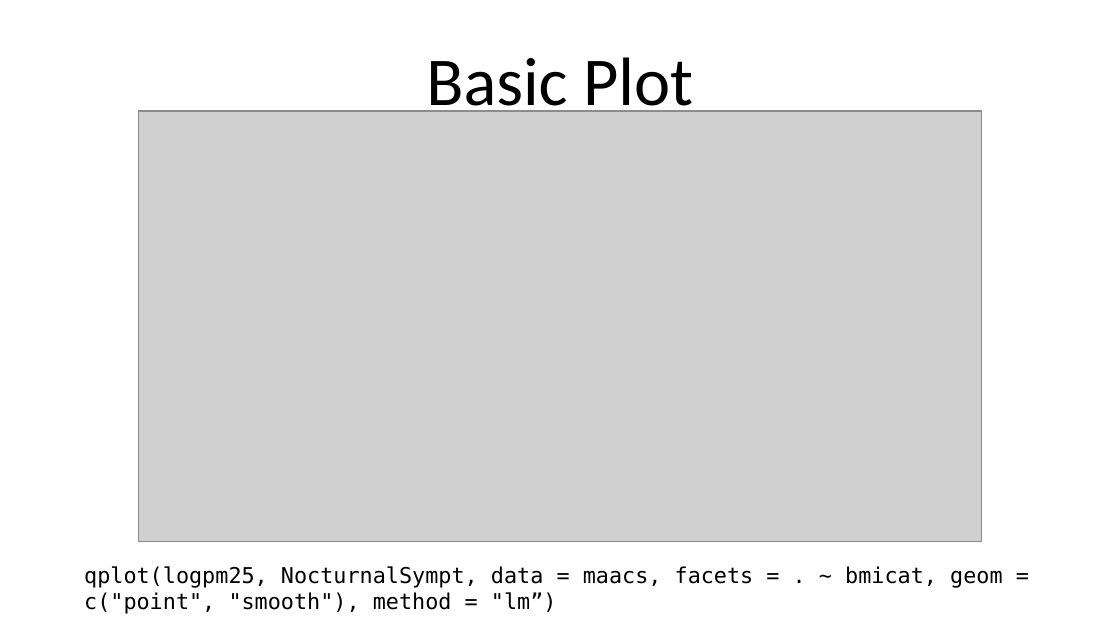
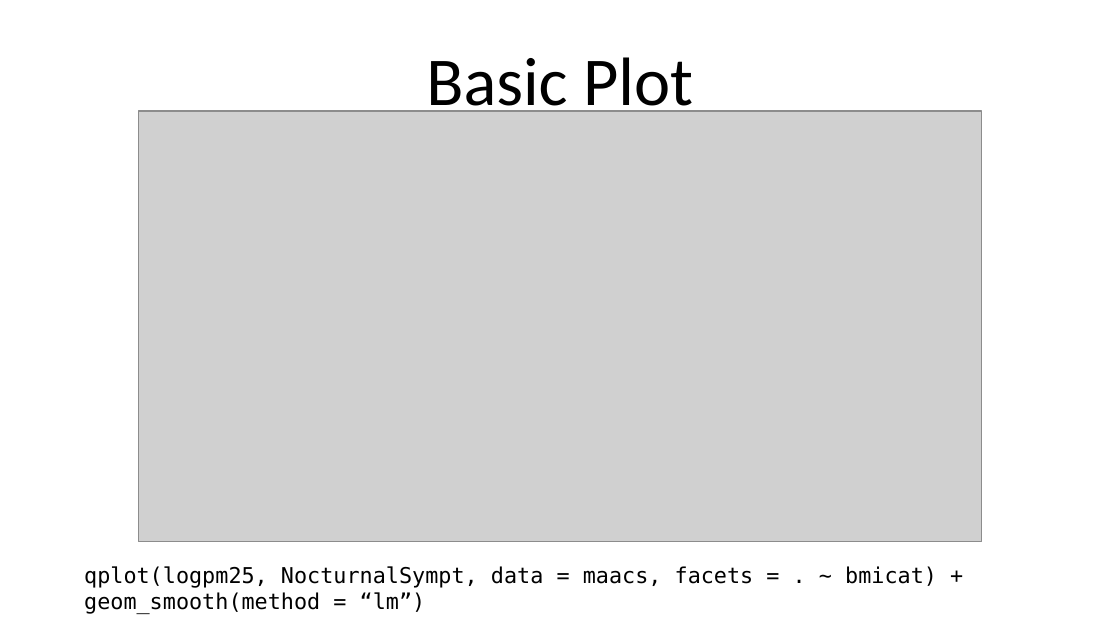
Before and after one commit to Max201510/Biostat776, a slide deck: slide 6 of notes/ggplot2_part2.pptx. Drawn at 1120x630 pixels with LibreOffice and Linux fonts; fonts in the diff are those of the drawing; grey boxes stand for pictures. Boxes give left, top, right and bottom in pixels: in the first picture for what was removed or moved away, otherwise in the second. Text is boxed around its words. In the diff, an @@ line names an element or a change of style, - is before the commit and + after.

```diff
--- a/notes/ggplot2_part2.pptx
+++ b/notes/ggplot2_part2.pptx
@@ text at bbox=[84, 566, 937, 614]: text changed @@
-qplot(logpm25, NocturnalSympt, data = maacs, facets = . ~ bmicat, geom = c("point", "smooth"), method = "lm”)
+qplot(logpm25, NocturnalSympt, data = maacs, facets = . ~ bmicat) + geom_smooth(method = “lm”)
```
Also in this commit, not shown: 1 other file.
